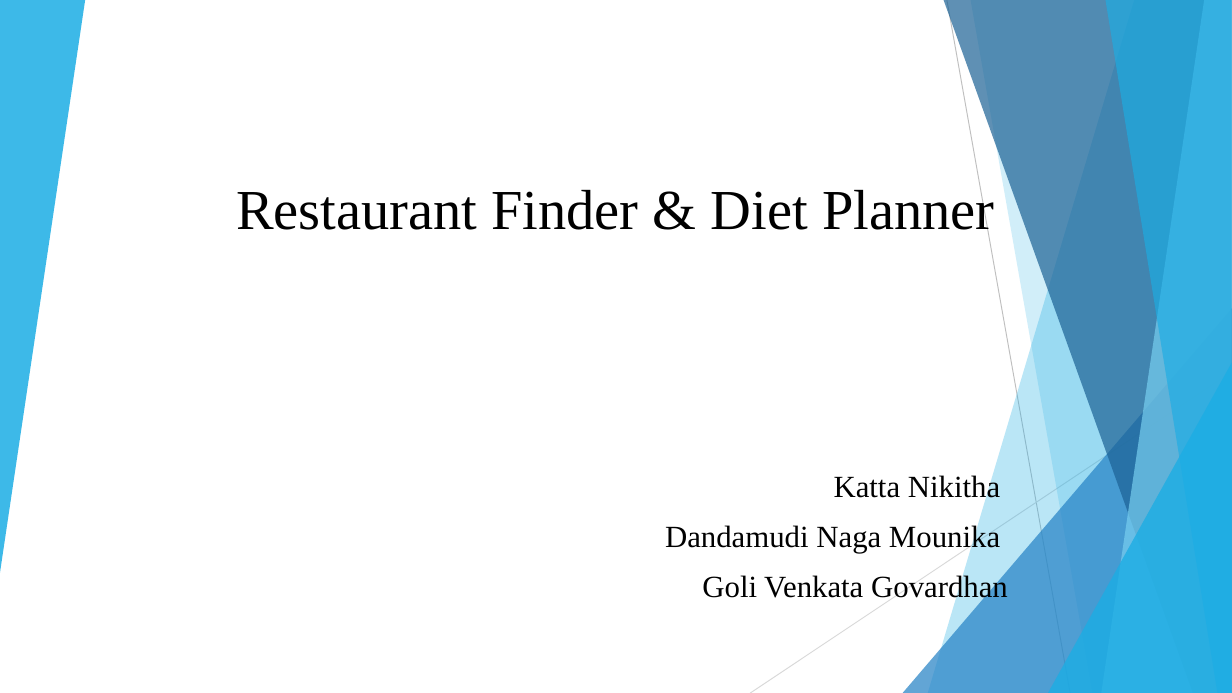
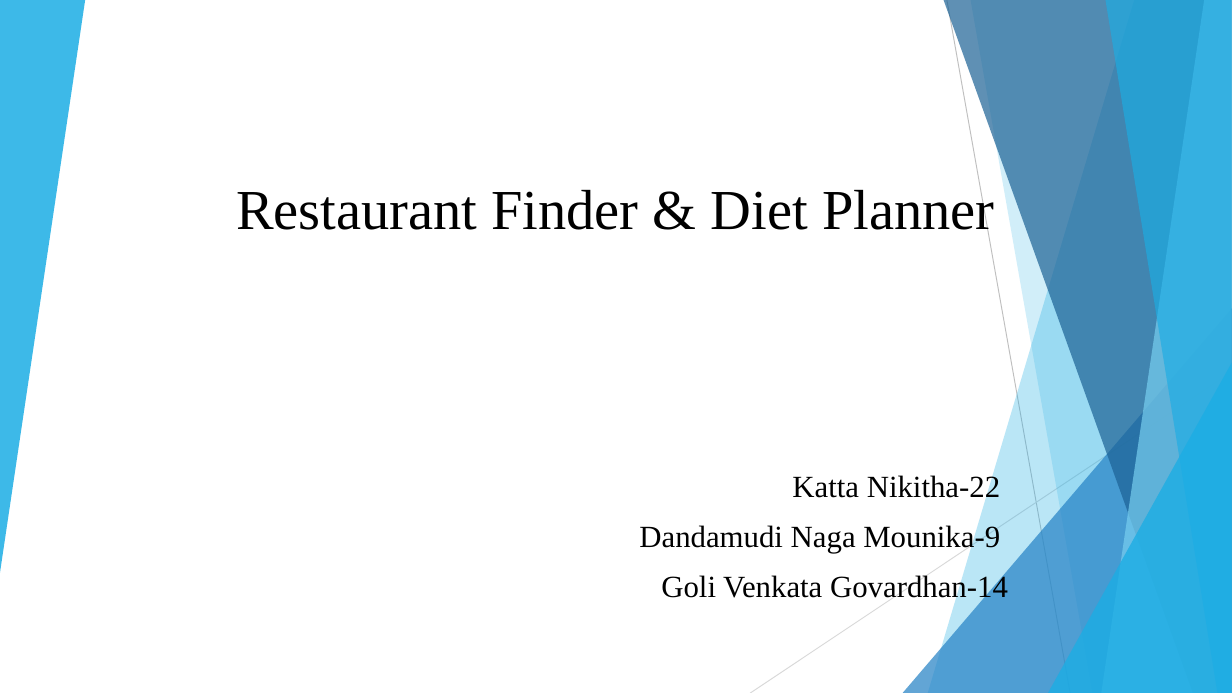
Before and after one commit to SCE-UMKC/ASESP16_RestaurantFinder_13, a slide deck: slide 1 of Project PPT/Restaurant Finder & Diet Planner.pptx. Drawn at 1232x693 pixels with LibreOffice and Linux fonts; fonts in the diff are those of the drawing. Boxes give left, top, right and bottom in pixels: in the first picture for what was removed or moved away, otherwise in the second. Text is boxed around its words. In the diff, an @@ line names an element or a change of style, - is before the commit and + after.

```diff
--- a/Project PPT/Restaurant Finder & Diet Planner.pptx
+++ b/Project PPT/Restaurant Finder & Diet Planner.pptx
@@ subtitle at (639, 473, 1008, 603): text changed @@
-Katta Nikitha
-Dandamudi Naga Mounika
-Goli Venkata Govardhan
+Katta Nikitha-22
+Dandamudi Naga Mounika-9
+Goli Venkata Govardhan-14
```
Also in this commit, not shown: 2 other slides changed, 2 slides removed.
